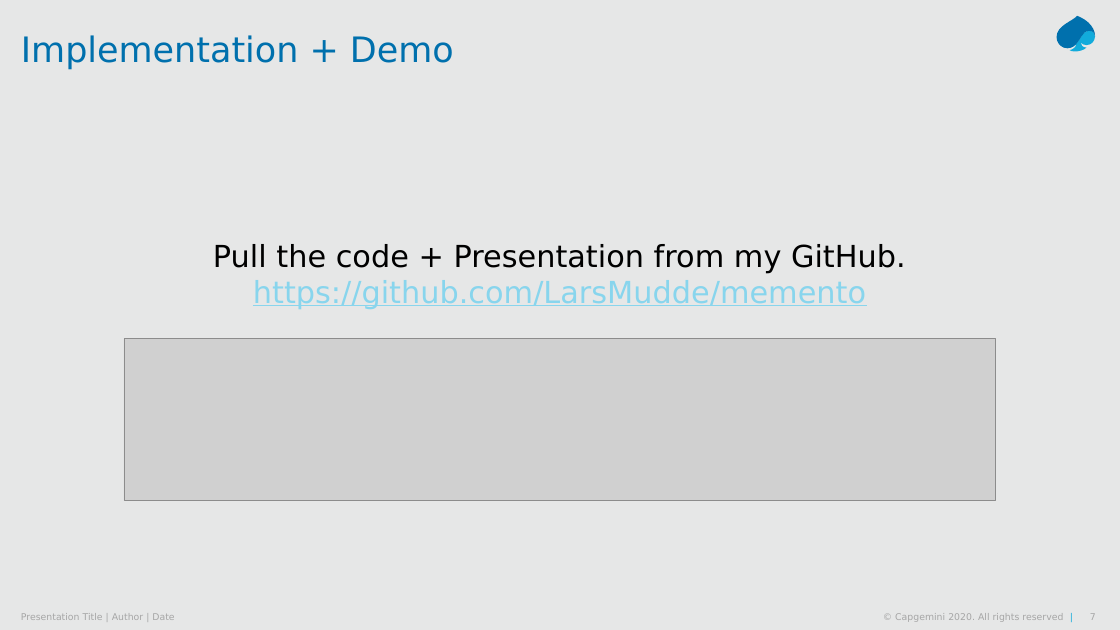
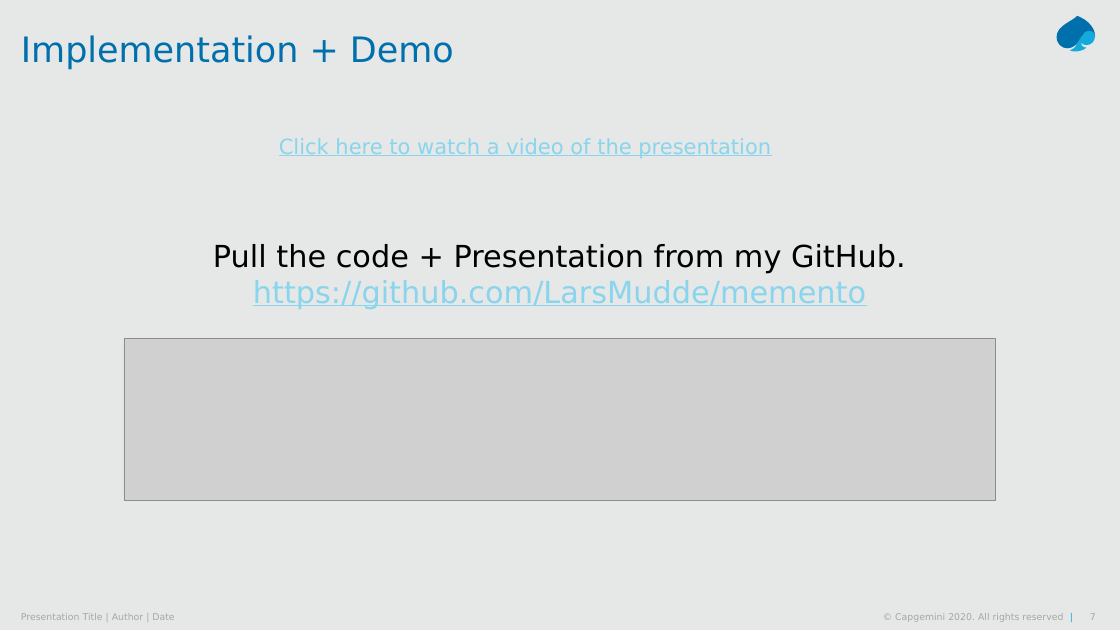
Before and after one commit to LarsMudde/Memento, a slide deck: slide 7 of design_patterns_for_lunch_memento - 27-10-2020.pptx. Drawn at 1120x630 pixels with LibreOffice and Linux fonts; fonts in the diff are those of the drawing; grey boxes stand for pictures. Boxes give left, top, right and bottom in pixels: in the first picture for what was removed or moved away, otherwise in the second. Text is boxed around its words. In the diff, an @@ line names an element or a change of style, - is before the commit and + after.

Commit message:
Added presentation video link.

```diff
--- a/design_patterns_for_lunch_memento - 27-10-2020.pptx
+++ b/design_patterns_for_lunch_memento - 27-10-2020.pptx
@@ text added at bbox=[279, 138, 771, 158], 18 pt, text #88D5ED, underline @@
+Click here to watch a video of the presentation
```
